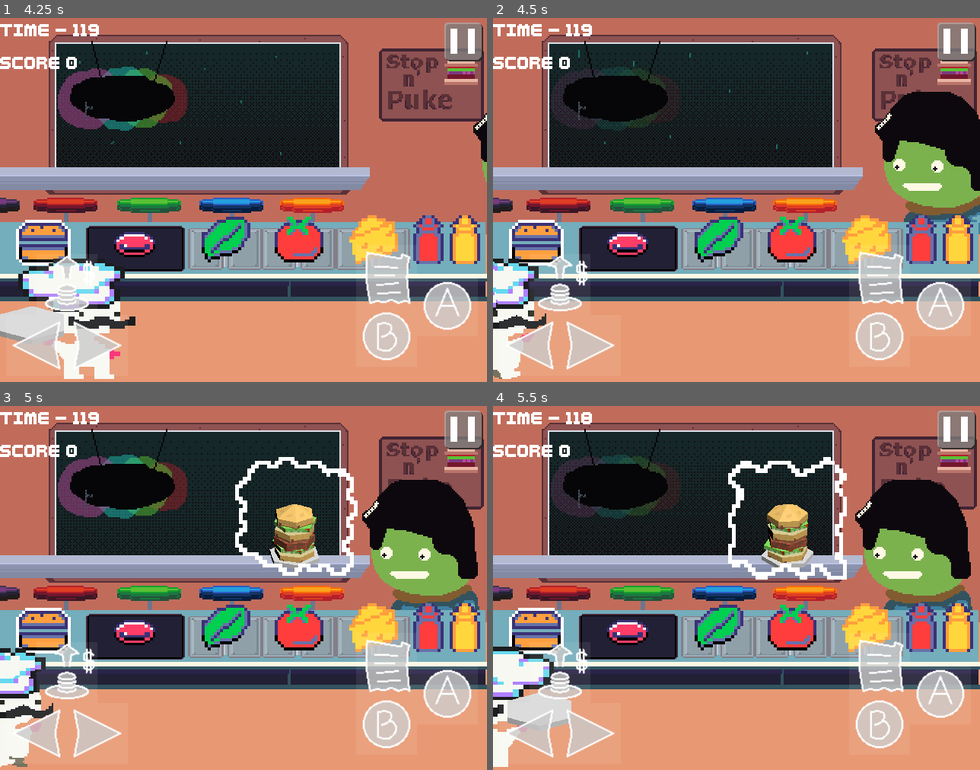
Above: before the commit, frames 1-4 (two rows, left to right).
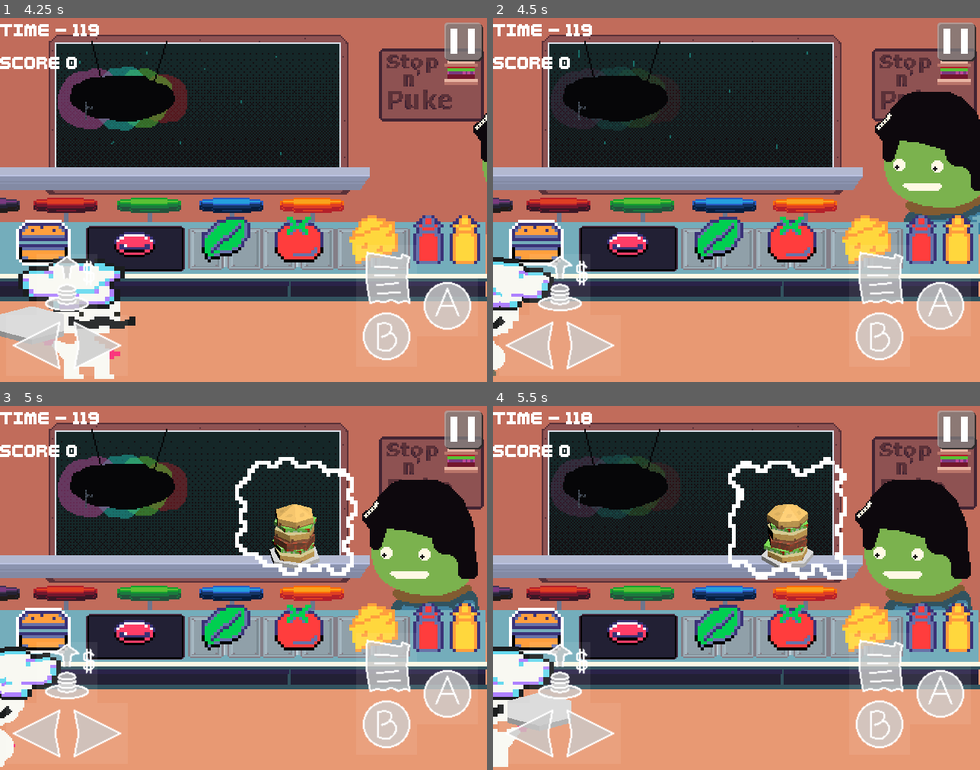
Above: after the commit, the same moments.

Repository: LettucePie/burgert
Game: Godot game, scene res://scenes/play.tscn
Two runs of this game, one before a commit and one after it. Both use one fixed random seed, a clock stepped at 60 frames per second and the inputs below. Sound files missing from this copy of the repository are replaced by a short silence.
Inputs (mouse positions are in pixels of both pictures, inside the frame that each line leads up to):
- Up to frame 1 (4.25 s): click "Play" at 0.5 s; tap Enter (menu) at 1.25 s; move the mouse to (350, 181) at 1.27 s; hold Right (right) 1.28-2 s; tap Z (confirm) at 1.35, 2.85 s; click (350, 181) at 1.42 s; drag from (146, 218) to (219, 272) at 2.02 s; move the mouse to (292, 119) at 2.77 s; hold Right (right) 2.78-3.5 s; drag from (219, 272) to (97, 145) at 3.52 s
- Up to frame 2 (4.5 s): move the mouse to (882, 254) at 4.27 s; hold Left (left) from 4.28 s (still down); tap Z (confirm) at 4.35 s
- Up to frame 3 (5 s): keep holding Left (left)
- Up to frame 4 (5.5 s): release Left (left) at 5 s; drag from (590, 533) to (663, 497) at 5.02 s

Frame 1 is identical in both runs. In frame 2, 1.6% of the frame differs, in the area x 0-13%, y 65-100%; in frame 3, 1.6%; in frame 4, nothing differs.

Commit message:
fixed walk and MAYBE FINALLY fixed viewport textures

Diff:
--- /dev/null
+++ b/assets/images/ui/vptex_customer_burger.tres
@@ -0,0 +1,4 @@
+[gd_resource type="ViewportTexture" format=3 uid="uid://ddwiu4633dbx7"]
+
+[resource]
+viewport_path = NodePath("burger_portal")
--- a/scenes/game/chef.tscn
+++ b/scenes/game/chef.tscn
@@ -671,6 +671,18 @@
 "update": 1,
 "values": [0, 1, 2, 3, 4, 5, 0]
 }
+tracks/5/type = "value"
+tracks/5/imported = false
+tracks/5/enabled = true
+tracks/5/path = NodePath("AnimatedSprite2D:flip_h")
+tracks/5/interp = 1
+tracks/5/loop_wrap = true
+tracks/5/keys = {
+"times": PackedFloat32Array(0),
+"transitions": PackedFloat32Array(1),
+"update": 1,
+"values": [false]
+}
 
 [sub_resource type="Animation" id="Animation_5u833"]
 resource_name = "Run_R"
@@ -735,6 +747,18 @@
 "transitions": PackedFloat32Array(1, 1, 1, 1, 1, 1, 1),
 "update": 1,
 "values": [0, 1, 2, 3, 4, 5, 0]
+}
+tracks/5/type = "value"
+tracks/5/imported = false
+tracks/5/enabled = true
+tracks/5/path = NodePath("AnimatedSprite2D:flip_h")
+tracks/5/interp = 1
+tracks/5/loop_wrap = true
+tracks/5/keys = {
+"times": PackedFloat32Array(0),
+"transitions": PackedFloat32Array(1),
+"update": 1,
+"values": [false]
 }
 
 [sub_resource type="Animation" id="Animation_fcog8"]
@@ -1093,7 +1117,7 @@
 radius = 46.5296
 
 [sub_resource type="ViewportTexture" id="ViewportTexture_sys53"]
-viewport_path = NodePath(".")
+viewport_path = NodePath("burger_portal")
 script = ExtResource("3_fq8hn")
 viewport_path_again = NodePath("../burger_portal")
 
@@ -1102,7 +1126,6 @@
 script = ExtResource("1_qyhq5")
 
 [node name="AnimationTree" type="AnimationTree" parent="."]
-active = false
 tree_root = ExtResource("2_ny6ao")
 anim_player = NodePath("../AnimationPlayer")
 parameters/conditions/idle_L = false
--- a/scenes/game/kitchen_a.tscn
+++ b/scenes/game/kitchen_a.tscn
@@ -7,12 +7,12 @@
 [ext_resource type="Script" path="res://scenes/game/workstation.gd" id="3_ualts"]
 [ext_resource type="SpriteFrames" uid="uid://di6fbw0pgmqfi" path="res://assets/images/game/kitchen/kitchen_window_spriteframes.tres" id="4_gx61c"]
 [ext_resource type="SpriteFrames" uid="uid://8n3ejah1lcnb" path="res://assets/images/game/kitchen/kitchen_sign_spriteframes.tres" id="5_l5lse"]
-[ext_resource type="Script" path="res://classes/ViewportTextureSmart.gd" id="6_b3mif"]
 [ext_resource type="Texture2D" uid="uid://bae5v51mhtdfs" path="res://assets/images/game/kitchen/Restaurant_stools.png" id="6_hsy50"]
 [ext_resource type="Texture2D" uid="uid://btbmo03ysvsw0" path="res://assets/images/game/kitchen/Restaurant_stopnpuke_sign.png" id="7_b5ba6"]
 [ext_resource type="SpriteFrames" uid="uid://e64v81dublgv" path="res://assets/images/game/kitchen/missing_burger_frames.tres" id="8_hjo3x"]
 [ext_resource type="AudioStream" uid="uid://dtxtu4v6ifhgt" path="res://assets/sound/sfx/Audio 1.wav" id="9_q7db7"]
 [ext_resource type="Texture2D" uid="uid://dephh5h80edxg" path="res://assets/images/game/customers/customers__1.png" id="10_k67uf"]
+[ext_resource type="Texture2D" uid="uid://ddwiu4633dbx7" path="res://assets/images/ui/vptex_customer_burger.tres" id="11_q4v5g"]
 [ext_resource type="AudioStream" uid="uid://bn0y42mlgytnq" path="res://assets/sound/sfx/Audio 2.wav" id="11_yu3hg"]
 [ext_resource type="SpriteFrames" uid="uid://b3ot6egm0rbcr" path="res://assets/images/ui/thoughtcloud_frames.tres" id="12_vq758"]
 [ext_resource type="AudioStream" uid="uid://bwk3kb5winqpd" path="res://assets/sound/sfx/Audio 3.wav" id="13_s6p7b"]
@@ -60,69 +60,6 @@
 [ext_resource type="Texture2D" uid="uid://byv5ky3daq3ph" path="res://assets/images/game/kitchen/ketchup_highlight.tres" id="56_782jn"]
 [ext_resource type="Texture2D" uid="uid://cjpq22nblldqw" path="res://assets/images/game/kitchen/mustard.tres" id="57_w4kew"]
 
-[sub_resource type="ViewportTexture" id="ViewportTexture_g7edx"]
-viewport_path = NodePath(".")
-script = ExtResource("6_b3mif")
-viewport_path_again = NodePath("../../../burger_portal")
-
-[sub_resource type="ViewportTexture" id="ViewportTexture_o5sbl"]
-viewport_path = NodePath(".")
-script = ExtResource("6_b3mif")
-viewport_path_again = NodePath("../../../burger_portal")
-
-[sub_resource type="ViewportTexture" id="ViewportTexture_oe5wx"]
-viewport_path = NodePath(".")
-script = ExtResource("6_b3mif")
-viewport_path_again = NodePath("../../../burger_portal")
-
-[sub_resource type="ViewportTexture" id="ViewportTexture_8f6tc"]
-viewport_path = NodePath(".")
-script = ExtResource("6_b3mif")
-viewport_path_again = NodePath("../../../burger_portal")
-
-[sub_resource type="ViewportTexture" id="ViewportTexture_trvsp"]
-viewport_path = NodePath(".")
-
-[sub_resource type="ViewportTexture" id="ViewportTexture_onmpr"]
-viewport_path = NodePath(".")
-script = ExtResource("6_b3mif")
-viewport_path_again = NodePath("../../../burger_portal")
-
-[sub_resource type="ViewportTexture" id="ViewportTexture_y71pj"]
-viewport_path = NodePath(".")
-script = ExtResource("6_b3mif")
-viewport_path_again = NodePath("../../../burger_portal")
-
-[sub_resource type="ViewportTexture" id="ViewportTexture_72d7f"]
-viewport_path = NodePath(".")
-script = ExtResource("6_b3mif")
-viewport_path_again = NodePath("../../../burger_portal")
-
-[sub_resource type="ViewportTexture" id="ViewportTexture_70ajt"]
-viewport_path = NodePath(".")
-script = ExtResource("6_b3mif")
-viewport_path_again = NodePath("../../../burger_portal")
-
-[sub_resource type="ViewportTexture" id="ViewportTexture_dlup0"]
-viewport_path = NodePath(".")
-script = ExtResource("6_b3mif")
-viewport_path_again = NodePath("../../../burger_portal")
-
-[sub_resource type="ViewportTexture" id="ViewportTexture_ujj28"]
-viewport_path = NodePath(".")
-script = ExtResource("6_b3mif")
-viewport_path_again = NodePath("../../../burger_portal")
-
-[sub_resource type="ViewportTexture" id="ViewportTexture_y63l0"]
-viewport_path = NodePath(".")
-script = ExtResource("6_b3mif")
-viewport_path_again = NodePath("../../../burger_portal")
-
-[sub_resource type="ViewportTexture" id="ViewportTexture_y0rjw"]
-viewport_path = NodePath(".")
-script = ExtResource("6_b3mif")
-viewport_path_again = NodePath("../../../burger_portal")
-
 [sub_resource type="RectangleShape2D" id="RectangleShape2D_dt4bo"]
 size = Vector2(40, 80)
 
@@ -205,7 +142,7 @@
 [node name="burger_portal_view" type="Sprite2D" parent="customers/Tommy"]
 position = Vector2(387, 95)
 scale = Vector2(0.275879, 0.275879)
-texture = SubResource("ViewportTexture_g7edx")
+texture = ExtResource("11_q4v5g")
 
 [node name="thought_cloud" type="AnimatedSprite2D" parent="customers/Tommy/burger_portal_view"]
 position = Vector2(0, -7.24954)
@@ -249,7 +186,7 @@
 [node name="burger_portal_view" type="Sprite2D" parent="customers/Teddy"]
 position = Vector2(306, 93)
 scale = Vector2(0.275879, 0.275879)
-texture = SubResource("ViewportTexture_o5sbl")
+texture = ExtResource("11_q4v5g")
 
 [node name="thought_cloud" type="AnimatedSprite2D" parent="customers/Teddy/burger_portal_view"]
 position = Vector2(0, -7.24954)
@@ -294,7 +231,7 @@
 [node name="burger_portal_view" type="Sprite2D" parent="customers/Ted"]
 position = Vector2(246, 93)
 scale = Vector2(0.275879, 0.275879)
-texture = SubResource("ViewportTexture_oe5wx")
+texture = ExtResource("11_q4v5g")
 
 [node name="thought_cloud" type="AnimatedSprite2D" parent="customers/Ted/burger_portal_view"]
 position = Vector2(0, -7.24954)
@@ -341,7 +278,7 @@
 [node name="burger_portal_view" type="Sprite2D" parent="customers/Al"]
 position = Vector2(148, 93)
 scale = Vector2(0.275879, 0.275879)
-texture = SubResource("ViewportTexture_8f6tc")
+texture = ExtResource("11_q4v5g")
 
 [node name="thought_cloud" type="AnimatedSprite2D" parent="customers/Al/burger_portal_view"]
 position = Vector2(0, -7.24954)
@@ -385,7 +322,7 @@
 [node name="burger_portal_view" type="Sprite2D" parent="customers/Emo"]
 position = Vector2(304, 93)
 scale = Vector2(0.275879, 0.275879)
-texture = SubResource("ViewportTexture_trvsp")
+texture = ExtResource("11_q4v5g")
 
 [node name="thought_cloud" type="AnimatedSprite2D" parent="customers/Emo/burger_portal_view"]
 position = Vector2(0, -7.24954)
@@ -429,7 +366,7 @@
 [node name="burger_portal_view" type="Sprite2D" parent="customers/Karen"]
 position = Vector2(278, 93)
 scale = Vector2(0.275879, 0.275879)
-texture = SubResource("ViewportTexture_onmpr")
+texture = ExtResource("11_q4v5g")
 
 [node name="thought_cloud" type="AnimatedSprite2D" parent="customers/Karen/burger_portal_view"]
 position = Vector2(0, -7.24954)
@@ -474,7 +411,7 @@
 [node name="burger_portal_view" type="Sprite2D" parent="customers/Patient"]
 position = Vector2(520, 93)
 scale = Vector2(0.275879, 0.275879)
-texture = SubResource("ViewportTexture_y71pj")
+texture = ExtResource("11_q4v5g")
 
 [node name="thought_cloud" type="AnimatedSprite2D" parent="customers/Patient/burger_portal_view"]
 position = Vector2(0, -7.24954)
@@ -522,7 +459,7 @@
 [node name="burger_portal_view" type="Sprite2D" parent="customers/Mustard"]
 position = Vector2(396, 93)
 scale = Vector2(0.275879, 0.275879)
-texture = SubResource("ViewportTexture_72d7f")
+texture = ExtResource("11_q4v5g")
 
 [node name="thought_cloud" type="AnimatedSprite2D" parent="customers/Mustard/burger_portal_view"]
 position = Vector2(0, -7.24954)
@@ -567,7 +504,7 @@
 [node name="burger_portal_view" type="Sprite2D" parent="customers/Dancer"]
 position = Vector2(248, 93)
 scale = Vector2(0.275879, 0.275879)
-texture = SubResource("ViewportTexture_70ajt")
+texture = ExtResource("11_q4v5g")
 
 [node name="thought_cloud" type="AnimatedSprite2D" parent="customers/Dancer/burger_portal_view"]
 position = Vector2(0, -7.24954)
@@ -614,7 +551,7 @@
 [node name="burger_portal_view" type="Sprite2D" parent="customers/Punk"]
 position = Vector2(348, 93)
 scale = Vector2(0.275879, 0.275879)
-texture = SubResource("ViewportTexture_dlup0")
+texture = ExtResource("11_q4v5g")
 
 [node name="thought_cloud" type="AnimatedSprite2D" parent="customers/Punk/burger_portal_view"]
 position = Vector2(0, -7.24954)
@@ -663,7 +600,7 @@
 [node name="burger_portal_view" type="Sprite2D" parent="customers/Toad"]
 position = Vector2(140, 93)
 scale = Vector2(0.275879, 0.275879)
-texture = SubResource("ViewportTexture_ujj28")
+texture = ExtResource("11_q4v5g")
 
 [node name="thought_cloud" type="AnimatedSprite2D" parent="customers/Toad/burger_portal_view"]
 position = Vector2(0, -7.24954)
@@ -709,7 +646,7 @@
 [node name="burger_portal_view" type="Sprite2D" parent="customers/Persistant"]
 position = Vector2(208, 93)
 scale = Vector2(0.275879, 0.275879)
-texture = SubResource("ViewportTexture_y63l0")
+texture = ExtResource("11_q4v5g")
 
 [node name="thought_cloud" type="AnimatedSprite2D" parent="customers/Persistant/burger_portal_view"]
 position = Vector2(0, -7.24954)
@@ -754,7 +691,7 @@
 [node name="burger_portal_view" type="Sprite2D" parent="customers/Anxiety"]
 position = Vector2(340, 93)
 scale = Vector2(0.275879, 0.275879)
-texture = SubResource("ViewportTexture_y0rjw")
+texture = ExtResource("11_q4v5g")
 
 [node name="thought_cloud" type="AnimatedSprite2D" parent="customers/Anxiety/burger_portal_view"]
 position = Vector2(0, -7.24954)
Not shown: 1 places in scenes/game/kitchen_a.tscn that only renumber resources
